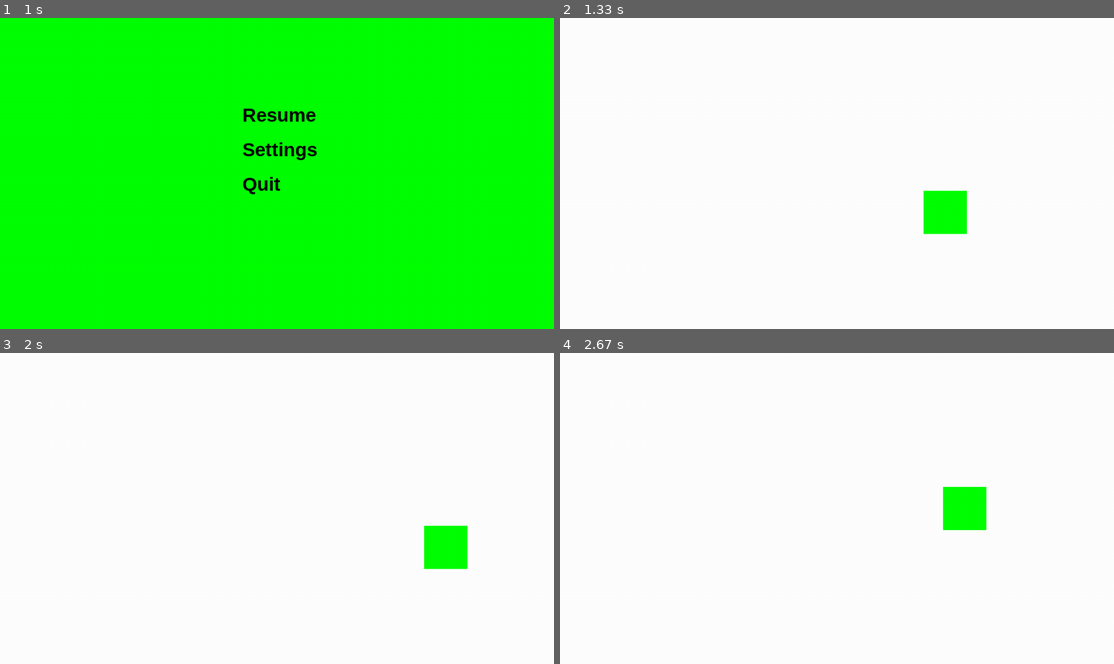
Above: before the commit, frames 1-4 (two rows, left to right).
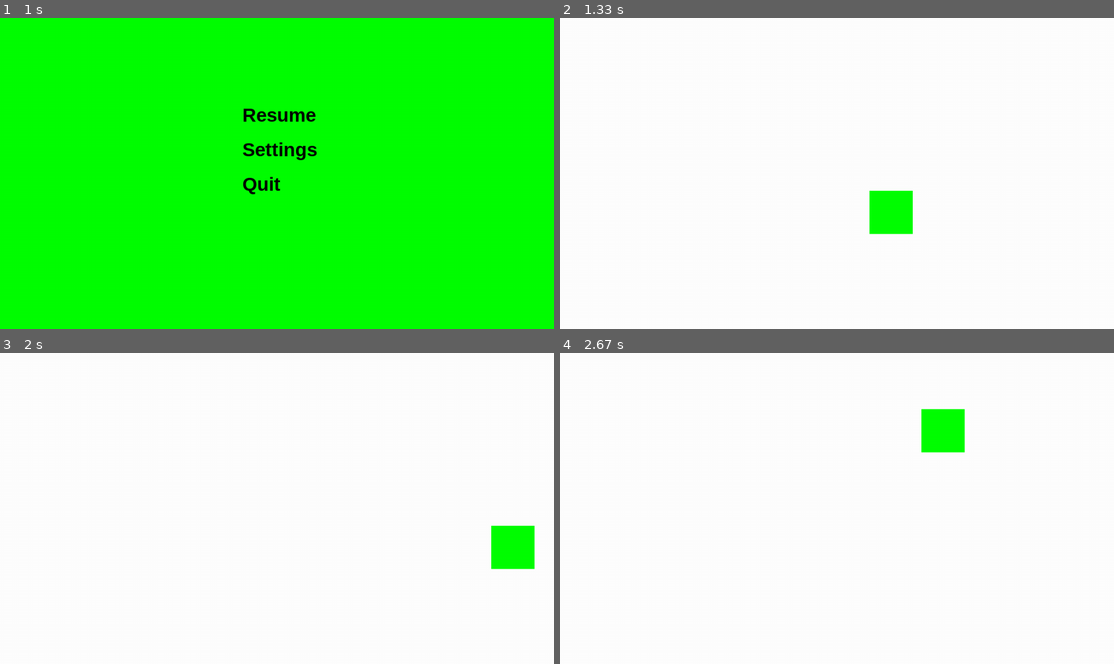
Above: after the commit, the same moments.

Repository: surfaceofbacon/pygame_rpg
Game: pygame game, started from main.py
Two runs of this game, one before a commit and one after it. Both use one fixed random seed, a clock stepped at 60 frames per second and the inputs below.
Inputs:
- Up to frame 1 (1 s): click "Play" at 0.38 s; hold Esc from 0.67 s (still down); hold D from 0.67 s (still down)
- Up to frame 2 (1.33 s): release Esc at 1.13 s; release D at 1.13 s; click "Resume" at 1.22 s
- Up to frame 3 (2 s): hold D 1.5-1.97 s
- Up to frame 4 (2.67 s): hold W 2-2.3 s; hold A from 2.33 s (still down)

Frame 1 is identical in both runs. In frame 2, 2.2% of the frame differs, in the area x 55-74%, y 55-70%; in frame 3, 2.2%; in frame 4, 2.2%, in the area x 65-77%, y 17-58%.

Commit message:
made boolean.py for boolean values

Diff:
--- /dev/null
+++ b/boolean.py
@@ -0,0 +1,6 @@
+play = False
+bool_pause = False
+start = True
+start_settings = False
+pause_settings = False
+running = True
--- a/main.py
+++ b/main.py
@@ -1,93 +1,52 @@
-import window, pygame, play_Screen, start_menu, settings_menu, player, pause
+import window, pygame, play_Screen, start_menu, settings_menu, player, pause, movement, boolean
 
 
 def main():    # the main function that draws the window and allows for functionality
-    number = 0
-    start = True
-    play = False
-    start_settings = False
-    pause_settings = False
-    running = True
-    bool_pause = False
-    cube_x = 700
-    cube_y = 400
-    cube_width = 100
-    cube_height = 100
-    hero = player.player(10, cube_width, cube_height)
-    while running:
-        if start:
+    hero = player.player(10, player.cube_width, player.cube_height)
+    while boolean.running:
+        if boolean.start:
             start_menu.start_menu()
         pygame.display.update()
         window.clock.tick(window.FPS)
-        if play:
-            play_Screen.Draw_Play_Screen(number)
-            hero.cube(cube_x, cube_y)
-        if start_settings:
+        if boolean.play:
+            play_Screen.Draw_Play_Screen(play_Screen.number)
+            movement.move_cube(player.cube_x, player.cube_y)
+            hero.cube(player.cube_x, player.cube_y)
+        if boolean.start_settings:
             settings_menu.Draw_Settings_Menu()
-        if pause_settings:
+        if boolean.pause_settings:
             settings_menu.Draw_Settings_Menu()
-        if bool_pause:
+        if boolean.bool_pause:
             pause.draw_pause_screen()
         for event in pygame.event.get():
             if event.type == pygame.MOUSEBUTTONDOWN:
                 pos = pygame.mouse.get_pos()
-                if start_settings and settings_menu.back_rect.collidepoint(pos):
-                    start_settings = False
-                    start = True
-                if pause_settings and settings_menu.back_rect.collidepoint(pos):
-                    pause_settings = False
-                    bool_pause = True
-                if start_menu.play_rect.collidepoint(pos) and start:
-                    play = True
-                    start = False
-                elif start_menu.settings_rect.collidepoint(pos) and start:
-                    start_settings = True
-                    start = False
-                elif start_menu.Quit_rect.collidepoint(pos) and start:
-                    running = False
-                if pause.resume_rect.collidepoint(pos) and bool_pause:
-                    bool_pause = False
-                    play = True
-                elif pause.Quit_rect.collidepoint(pos) and bool_pause:
-                    running = False
-                elif pause.settings_rect.collidepoint(pos) and bool_pause:
-                    bool_pause = False
-                    pause_settings = True
+                if boolean.start_settings and settings_menu.back_rect.collidepoint(pos):
+                    boolean.start_settings = False
+                    boolean.start = True
+                if boolean.pause_settings and settings_menu.back_rect.collidepoint(pos):
+                    boolean.pause_settings = False
+                    boolean.bool_pause = True
+                if start_menu.play_rect.collidepoint(pos) and boolean.start:
+                    boolean.play = True
+                    boolean.start = False
+                elif start_menu.settings_rect.collidepoint(pos) and boolean.start:
+                    boolean.start_settings = True
+                    boolean.start = False
+                elif start_menu.Quit_rect.collidepoint(pos) and boolean.start:
+                    boolean.running = False
+                if pause.resume_rect.collidepoint(pos) and boolean.bool_pause:
+                    boolean.bool_pause = False
+                    boolean.play = True
+                elif pause.Quit_rect.collidepoint(pos) and boolean.bool_pause:
+                    boolean.running = False
+                elif pause.settings_rect.collidepoint(pos) and boolean.bool_pause:
+                    boolean.bool_pause = False
+                    boolean.pause_settings = True
 
             if event.type == pygame.QUIT:  # closes the window when the x is pressed
-                running = False
+                boolean.running = False
 
-        keys = pygame.key.get_pressed()
-        if cube_x > window.size[0] - cube_width:
-            cube_x = 0
-            if number == 8:
-                cube_x = window.size[0] - cube_width
-            number += 1
-        if cube_x < 0:
-            cube_x = window.size[0] - cube_width
-            if number == 0:
-                cube_x = 0
-            number -= 1
-        if cube_y > window.size[1] - cube_height:
-            cube_y = window.size[1] - cube_height
-        if cube_y < 0:
-            cube_y = 0
-        if keys[pygame.K_w]:
-            cube_y -= player.speed
-        if keys[pygame.K_s]:
-            cube_y += player.speed
-        if keys[pygame.K_a]:
-            cube_x -= player.speed
-        if keys[pygame.K_d]:
-            cube_x += player.speed
-        if keys[pygame.K_ESCAPE]:
-            play = False
-            bool_pause = True
-
-        if number > 8:
-            number = 8
-        elif number < 0:
-            number = 0
 
 
 
--- /dev/null
+++ b/movement.py
@@ -0,0 +1,34 @@
+import window, player, play_Screen, pygame, boolean
+
+
+def move_cube(x, y):
+
+    keys = pygame.key.get_pressed()
+    if x > window.size[0] - player.cube_width:
+        player.cube_x = 0
+        if play_Screen.number == 8:
+            player.cube_x = window.size[0] - player.cube_width
+        else:
+            play_Screen.number += 1
+    if x < 0:
+        player.cube_x = window.size[0] - player.cube_width
+
+        if play_Screen.number == 0:
+            player.cube_x = 0
+        else:
+            play_Screen.number -= 1
+    if y > window.size[1] - player.cube_height:
+        player.cube_y = window.size[1] - player.cube_height
+    if y < 0:
+        player.cube_y = 0
+    if keys[pygame.K_w]:
+        player.cube_y -= player.speed
+    if keys[pygame.K_s]:
+        player.cube_y += player.speed
+    if keys[pygame.K_a]:
+        player.cube_x -= player.speed
+    if keys[pygame.K_d]:
+        player.cube_x += player.speed
+    if keys[pygame.K_ESCAPE]:
+        boolean.play = False
+        boolean.bool_pause = True
--- a/play_Screen.py
+++ b/play_Screen.py
@@ -14,6 +14,7 @@
 gray = (128, 128, 128)
 background = pygame.image.load('testmap.png')
 levels = [black, white, red, green, blue, yellow, cyan, magenta, gray]
+number = 0
 random.shuffle(levels)
 
 def Draw_Play_Screen(number):
--- a/player.py
+++ b/player.py
@@ -2,7 +2,11 @@
 import pygame
 import window # imports attack to the player can attack\
 import main
-speed = 5
+speed = 15
+cube_x = 700
+cube_y = 400
+cube_width = 100
+cube_height = 100
 class player:
 
     def __init__(self, speed, height, width, armor=0, weapon=0):    # innit method applies armor and a weapon to a player
